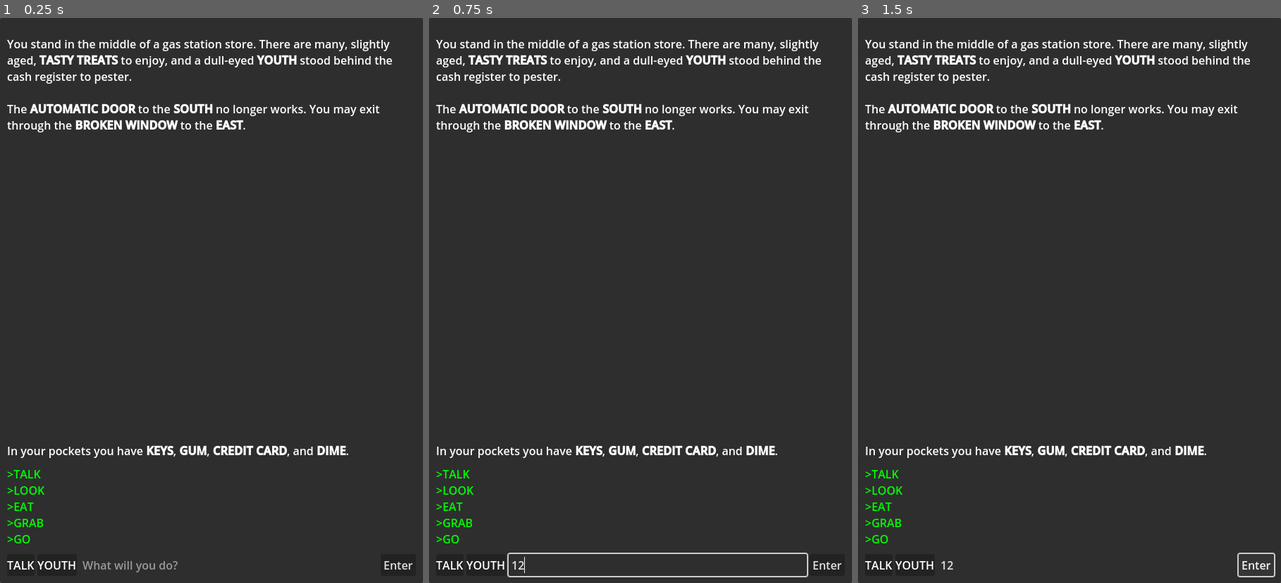
Above: before the commit, frames 1-3 (left to right).
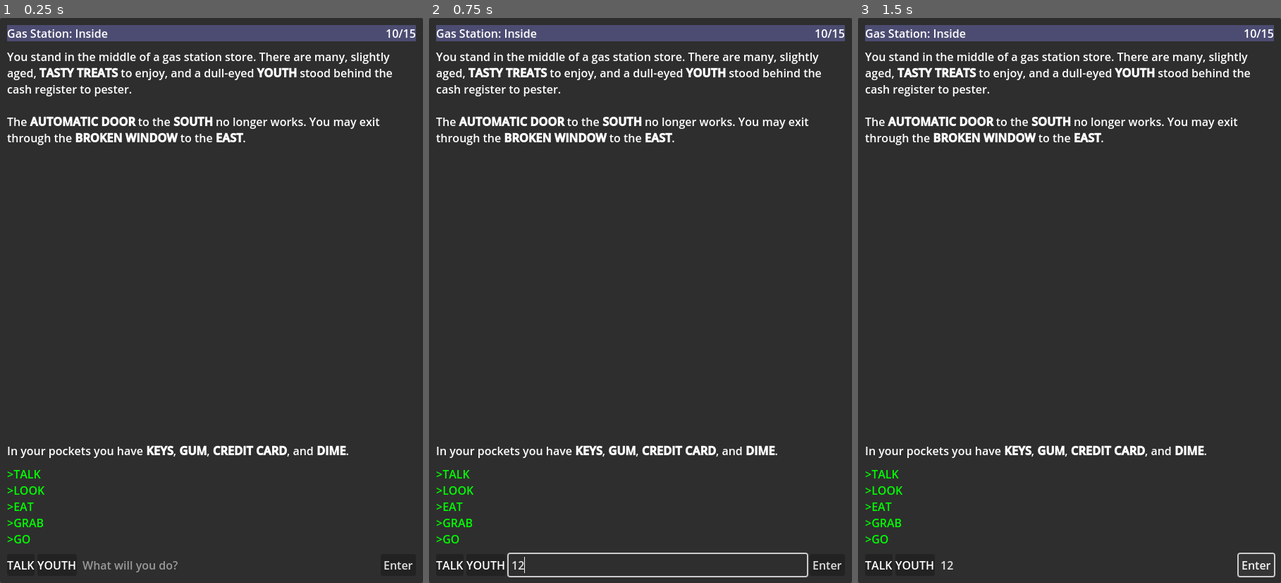
Above: after the commit, the same moments.

Repository: SashaMkrv/godot-4.2.1-text-adventure
Game: Godot game, scene res://Scenes/Core.tscn
The game is run twice, just before and just after one commit, with the same random seed, the same clock (stepped at 60 frames per second) and the same inputs.
Inputs (mouse positions are in pixels of both pictures, inside the frame that each line leads up to):
- Up to frame 1 (0.25 s): no input
- Up to frame 2 (0.75 s): click (657, 566) at 0.52 s; type "12" at 0.6 s
- Up to frame 3 (1.5 s): click "Enter" at 1.25 s

The runs differ from the first frame. In frame 1, 7.8% of the frame differs, in the area x 1-99%, y 1-23%; in frame 2, 7.8%; in frame 3, 7.8%.

Commit message:
Add room name to UI

Diff:
--- a/Scenes/Core.tscn
+++ b/Scenes/Core.tscn
@@ -1,10 +1,13 @@
-[gd_scene load_steps=6 format=3 uid="uid://beimnx40cpxtj"]
+[gd_scene load_steps=7 format=3 uid="uid://beimnx40cpxtj"]
 
 [ext_resource type="Texture2D" uid="uid://c7ijdh2gc3qkl" path="res://Assets/gas-station.png" id="1_hj5o7"]
 [ext_resource type="Script" path="res://Scripts/TopLevel/TextDirector.gd" id="1_l7lms"]
 [ext_resource type="PackedScene" uid="uid://b8lpq5o0ugk0n" path="res://Scenes/FunctionalNodes/transform_text.tscn" id="2_78lfu"]
 [ext_resource type="PackedScene" uid="uid://b0r3xqm8qh2nw" path="res://Scenes/FunctionalNodes/tokenize_input.tscn" id="3_p303p"]
 [ext_resource type="PackedScene" uid="uid://j54nldhfh0rg" path="res://Scenes/FunctionalNodes/game_coordinator.tscn" id="4_7un3v"]
+
+[sub_resource type="StyleBoxFlat" id="StyleBoxFlat_djimx"]
+bg_color = Color(0.298039, 0.298039, 0.447059, 1)
 
 [node name="Control" type="Control" node_paths=PackedStringArray("enterHere", "descriptionHere")]
 layout_mode = 3
@@ -28,13 +31,29 @@
 [node name="MarginContainer" type="MarginContainer" parent="PanelContainer"]
 layout_mode = 2
 theme_override_constants/margin_left = 10
-theme_override_constants/margin_top = 25
+theme_override_constants/margin_top = 10
 theme_override_constants/margin_right = 10
 theme_override_constants/margin_bottom = 10
 
 [node name="VBoxContainer" type="VBoxContainer" parent="PanelContainer/MarginContainer"]
 layout_mode = 2
 theme_override_constants/separation = 10
+
+[node name="PanelContainer" type="PanelContainer" parent="PanelContainer/MarginContainer/VBoxContainer"]
+layout_mode = 2
+theme_override_styles/panel = SubResource("StyleBoxFlat_djimx")
+
+[node name="HBoxContainer2" type="HBoxContainer" parent="PanelContainer/MarginContainer/VBoxContainer/PanelContainer"]
+layout_mode = 2
+
+[node name="HeaderLabel" type="Label" parent="PanelContainer/MarginContainer/VBoxContainer/PanelContainer/HBoxContainer2"]
+layout_mode = 2
+size_flags_horizontal = 3
+text = "Gas Station: Inside"
+
+[node name="ScoreLabel" type="Label" parent="PanelContainer/MarginContainer/VBoxContainer/PanelContainer/HBoxContainer2"]
+layout_mode = 2
+text = "10/15"
 
 [node name="TextureRect" type="TextureRect" parent="PanelContainer/MarginContainer/VBoxContainer"]
 visible = false
--- a/Scripts/GameStateView.gd
+++ b/Scripts/GameStateView.gd
@@ -1,6 +1,8 @@
 class_name GameStateView
 extends RefCounted
 
+var header: String
+var headerExtra: String
 var description: String
 var inventory: String
 var prompt: String
--- a/Scripts/TopLevel/GameCoordinator.gd
+++ b/Scripts/TopLevel/GameCoordinator.gd
@@ -2,7 +2,6 @@
 extends Node
 
 signal game_updated(description: String)
-
 
 func executeCommand(action: PlayerAction) -> void:
     if action is NoneAction:
@@ -20,7 +19,7 @@
     if action is HelpAction:
         textUpdate("Interact with the game by entering text commands.
 
-        With the exception of a small set of shortcuts (e.g. [N] = [GO NORTH]), commands must begin with a valid verb and be followed by a valid target. Prepositions and articles will be ignored by the parser, but the first found match will be used as a target. Please do not \"[EAT] the youth's [GUM]\". You will try to [EAT YOUTH] instead. The parser does not have a big fancy brain :(")
+With the exception of a small set of shortcuts (e.g. [N] = [GO NORTH]), commands must begin with a valid verb and be followed by a valid target. Prepositions and articles will be ignored by the parser, but the first macth it finds will be used as the target. So, please, do not \"[EAT] the youth's [GUM]\". You will [EAT YOUTH] instead.")
 
 
 func textUpdate(description: String) -> void:
